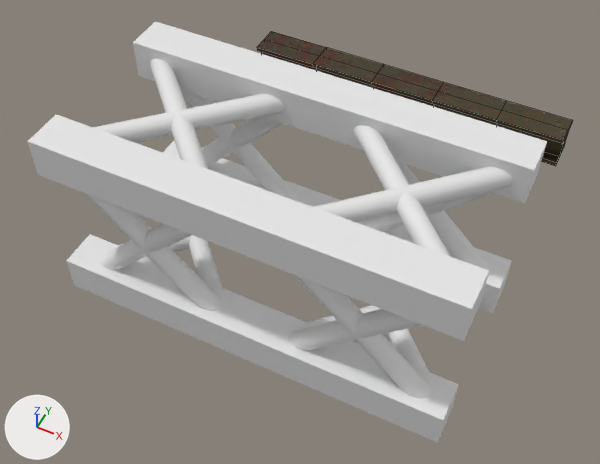
Before and after pictures for a commit that changed the Blender file BlenderAssets/MetalSupportBeams.blend.
The view is the same before and after, from a 50 mm camera at (0.25, -1.87, 3.41) aimed at (-1.04, 0.7, 0.2). Arrows for +X, +Y and +Z are at lower left; the lights stay in place. Mesh edges are drawn as thin lines on the coarser meshes.

Names of what the first picture shows: 'SM_BMetalBeam', 'SM_BMetalBeamSmall'.
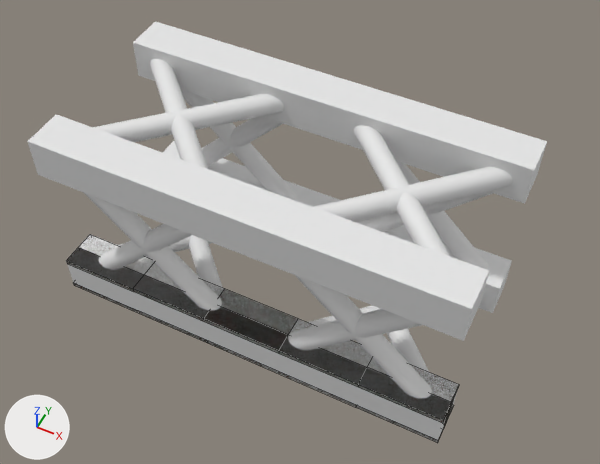
The change in detail:
Object 'SM_BMetalBeamSmall' (ob_sm_bmetalbeamsmall) moves from (0.0, 2.0, 0.0) to (0.0, 0.0, 0.0).

Location of each change, [x1, y1, x2, y2] in pixels of the pictures (600 x 464 px):
'SM_BMetalBeamSmall', moved: before [257, 31, 573, 166]; after [67, 234, 459, 443]
